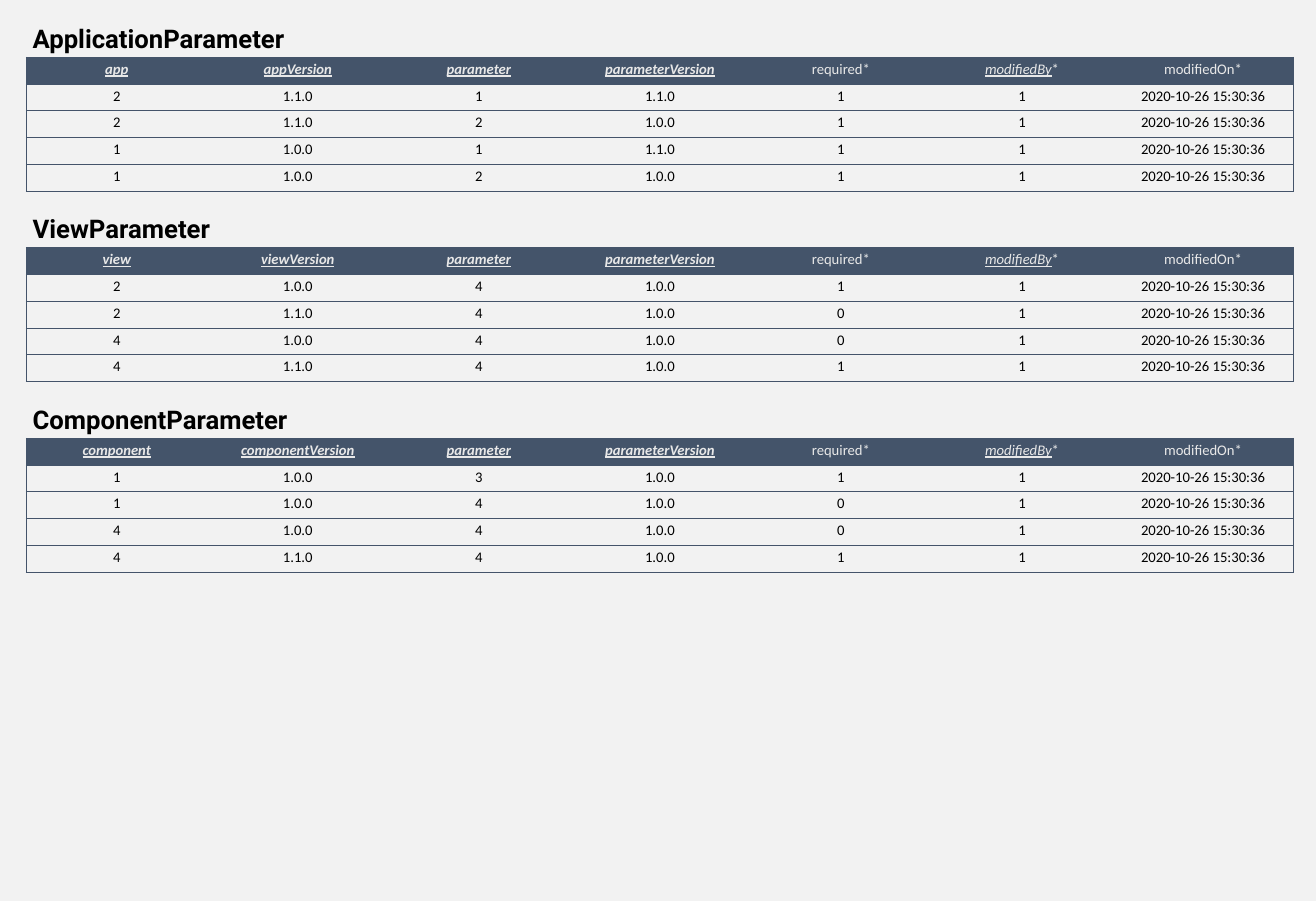
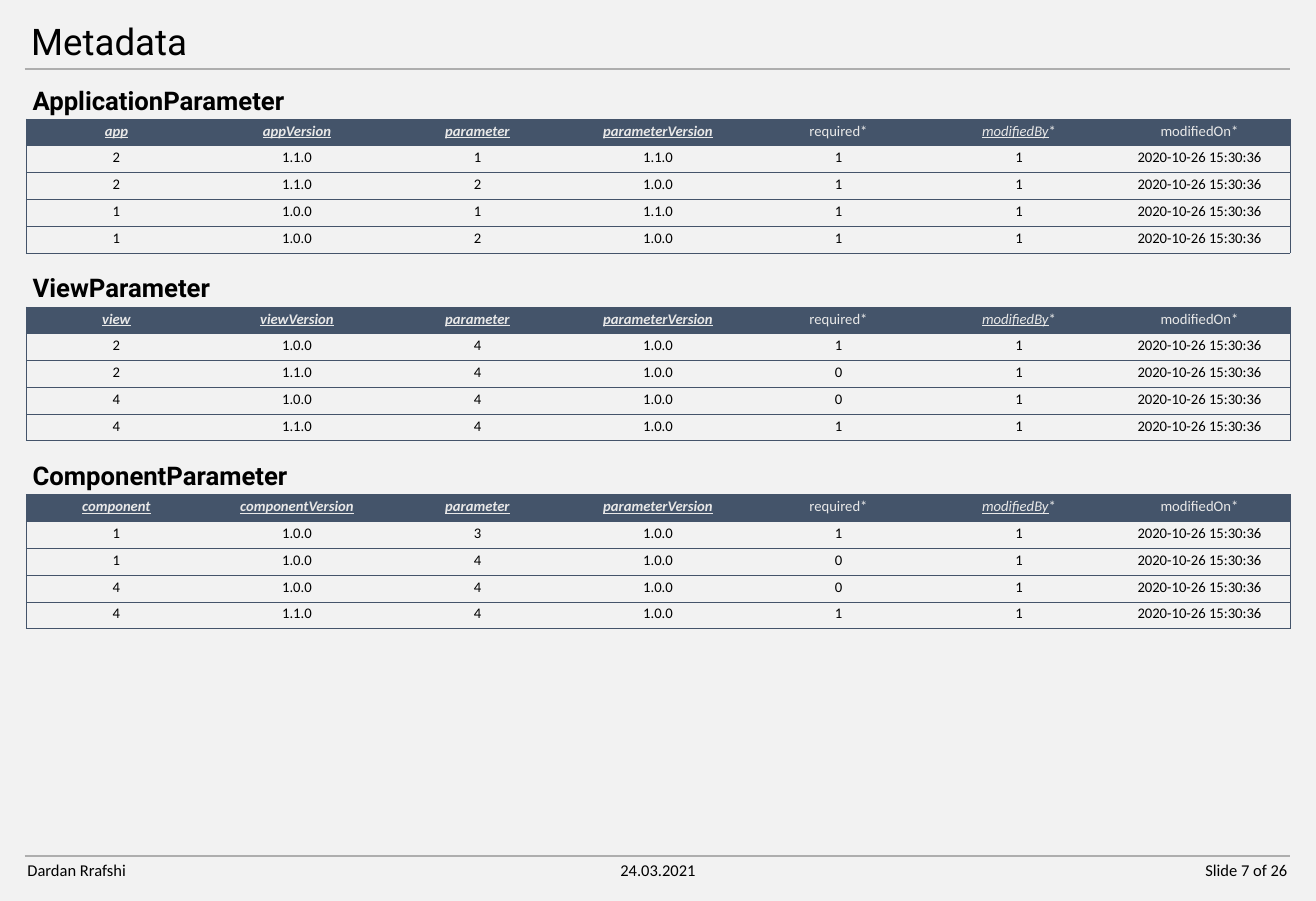
Before and after one commit to DonColon/appman-api-spec, a slide deck: slide 7 of docs/Appman - Data Model.pptx (slide 6 before the commit). Drawn at 1316x901 pixels with LibreOffice and Linux fonts; fonts in the diff are those of the drawing. Boxes give left, top, right and bottom in pixels: in the first picture for what was removed or moved away, otherwise in the second. Text is boxed around its words. In the diff, an @@ line names an element or a change of style, - is before the commit and + after.

```diff
--- a/docs/Appman - Data Model.pptx
+++ b/docs/Appman - Data Model.pptx
@@ text added at bbox=[31, 27, 187, 56], 40 pt, text #000000 @@
+Metadata
@@ line added from (24, 69) to (1290, 69), #AEAEAE 2.25 pt @@
@@ text "ApplicationParameter": place and size @@
-text "ApplicationParameter" at bbox=[33, 28, 285, 54]
+text "ApplicationParameter" at bbox=[33, 90, 285, 116]
@@ table: place and size @@
-table at bbox=[26, 57, 1293, 191]
+table at bbox=[26, 119, 1288, 253]
@@ text "ViewParameter": place and size @@
-text "ViewParameter" at bbox=[33, 219, 210, 239]
+text "ViewParameter" at bbox=[33, 278, 210, 298]
@@ table: place and size @@
-table at bbox=[26, 248, 1293, 382]
+table at bbox=[26, 307, 1288, 441]
@@ text "ComponentParameter": place and size @@
-text "ComponentParameter" at bbox=[33, 410, 288, 435]
+text "ComponentParameter" at bbox=[33, 466, 288, 491]
@@ table: place and size @@
-table at bbox=[26, 438, 1293, 572]
+table at bbox=[26, 495, 1288, 629]
@@ line added from (24, 856) to (1290, 856), #AEAEAE 2.25 pt @@
@@ text added at bbox=[27, 864, 126, 876], 18 pt, text #000000 @@
+Dardan Rrafshi
@@ text added at bbox=[620, 865, 695, 876], 18 pt, text #000000 @@
+24.03.2021
@@ text added at bbox=[1205, 864, 1288, 876], 18 pt, text #000000 @@
+Slide 7 of 26
```
Also in this commit, not shown: 18 other slides changed, 7 slides added, 7 other files.
